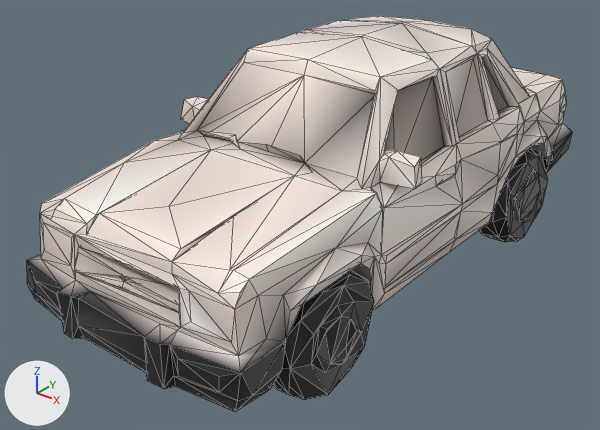
The glTF model public/models/prop_car.glb as it was, and as the next commit left it.
Before and after are seen from a camera (50 mm lens) standing at (3.14, -4.46, 3.0) and looking at (-0.15, -0.35, 0.45). Arrows for +X, +Y and +Z are at lower left; the lights stay in place. The picture after the commit comes second. Mesh edges are drawn as thin lines. Where no turn or scale is listed for an object, it has been applied to the vertices.

Script lines for the objects in view, before the commit:
```python
mat_material_0 = bpy.data.materials.new('Material_0')
mat_material_0.use_nodes = True; mat_material_0.node_tree.nodes.clear()
_N = mat_material_0.node_tree.nodes; _L = mat_material_0.node_tree.links
n0 = _N.new('ShaderNodeBsdfPrincipled'); n0.name = 'Principled BSDF'
n1 = _N.new('ShaderNodeOutputMaterial'); n1.name = 'Material Output'
n2 = _N.new('ShaderNodeVertexColor'); n2.name = 'Color Attribute'
_L.new(n0.outputs[0], n1.inputs[0])  # 'BSDF' to 'Surface'
_L.new(n2.outputs[0], n0.inputs[0])  # 'Color' to 'Base Color'
me_mesh_0 = bpy.data.meshes.new('Mesh_0')
me_mesh_0.from_pydata(...)  # 795 vertices, 1588 faces; spans x -0.95..0.95, y -2.2..2.2, z -0.83..0.83
me_mesh_0.materials.append(mat_material_0)
# before: 78 (0.34, -1.01, 0.28) at pixel (294, 175), 116 (0.29, -0.86, 0.29) at pixel (304, 163), 753 (0.28, -0.89, 0.35) at pixel (299, 155), 754 (0.39, -0.92, 0.28) at pixel (312, 172)
ob_mesh_0 = bpy.data.objects.new('Mesh_0', me_mesh_0)
ob_mesh_0.location = (0.0, 0.0, 0.825)
```
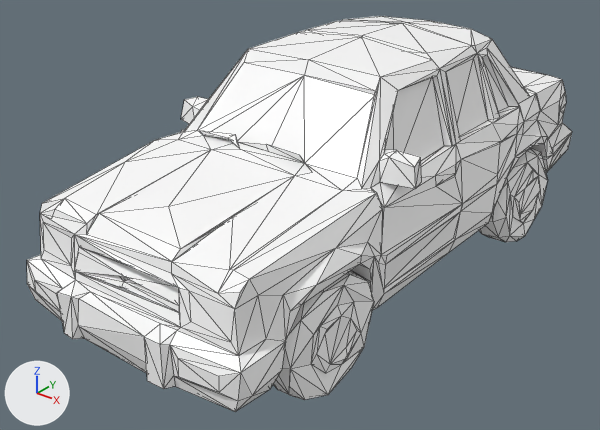
Edits to the bpy script that builds the scene:
```text
Change mat_material_0:
    where n0 = _N.new('ShaderNodeBsdfPrincipled'); n0.name = 'Principled BSDF'
    add n0.inputs[0].default_value = (1.0, 1.0, 1.0, 1.0)  # 'Base Color', white #ffffff
    remove n2 = _N.new('ShaderNodeVertexColor'); n2.name = 'Color Attribute'
    remove _L.new(n2.outputs[0], n0.inputs[0])  # 'Color' to 'Base Color'
Change me_mesh_0:
    where me_mesh_0.from_pydata(...)  # 795 vertices, 1588 faces; spans x -0.95..0.95, y -2.2..2.2, z -0.83..0.83
    used by ob_mesh_0; location = (0.0, 0.0, 0.825)
    verts and faces of me_mesh_0; kept vertices keep their numbers, new ones are numbered from 795
    me_mesh_0 part 1
    add delete_faces([(116, 754, 753), (78, 754, 116)])
    add faces += [(78, 116, 754), (116, 753, 754)]
```

Where the change shows, as pixel boxes (x1, y1, x2, y2) in the pictures (600 x 430 px; the box of a moved part takes in the faces that stretch with it):
'Mesh_0', recoloured, surface changed (lighter)
    both: (27, 16, 572, 412)
part 1 of me_mesh_0, moved or reshaped
    both: (296, 156, 312, 175)
